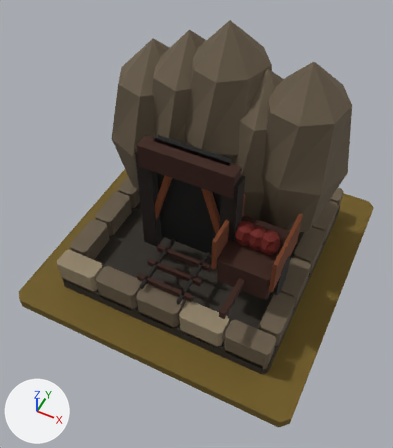
A saved change to the glTF model art/emberglass_t2/emberglass_t2.glb.
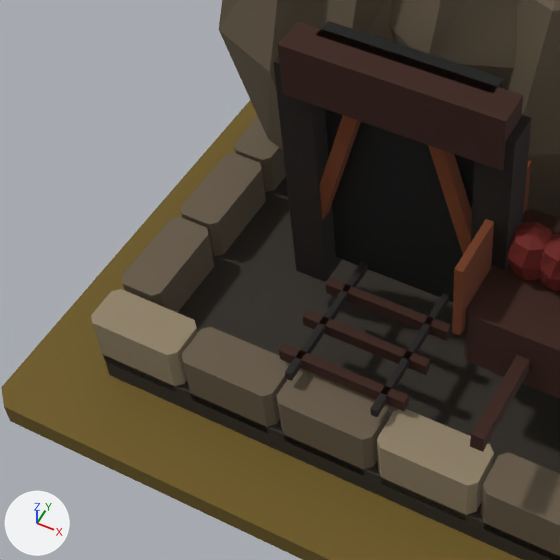
Each version appears first whole from a 50 mm camera at (0.699, -1.521, 2.087) aimed at (0.029, -0.181, 0.412), and next in a close-up on the part from 5% to 66% of the width and 28% to 82% of the height. The axes (+X, +Y, +Z) are drawn at lower left. The lights are the same throughout. The last two pictures show the newer version.

Objects in the first close-up: 'MMR | emberglass | T02 Architecture.001', 'MMR | emberglass | Tier 02 Ground.001'.
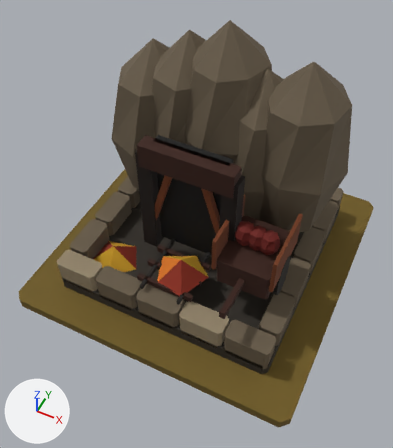
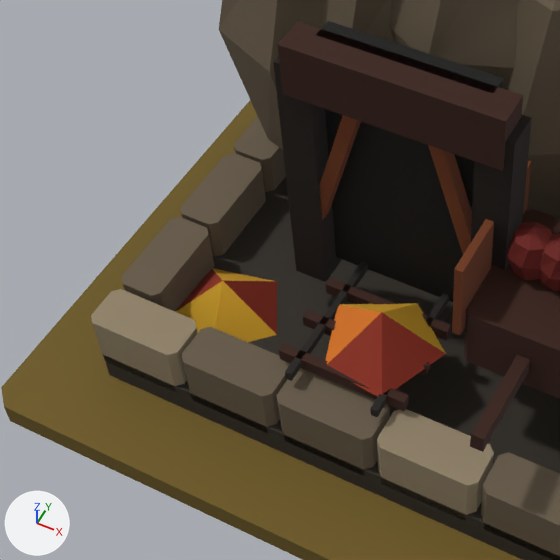
Pixel boxes [x1, y1, x2, y2] of what changed, in the close-ups (560 x 560 px):
```json
{"object": "MMR | emberglass | T02 Autumn Dressing.001", "change": "added", "after": [175, 268, 446, 397]}
```

Scene script edits in JSON lines:
```json
{"op": "add", "block": "me_mmr___emberglass___t02_autumn_dressing_001", "code": ["me_mmr___emberglass___t02_autumn_dressing_001 = bpy.data.meshes.new('MMR | emberglass | T02 Autumn Dressing.001')", "me_mmr___emberglass___t02_autumn_dressing_001.from_pydata(...)  # 12 vertices, 10 faces; spans x -0.428..0.143, y -0.431..-0.191, z 0.062..0.299", "me_mmr___emberglass___t02_autumn_dressing_001.materials.append(mat_mmr___shared_palette_atlas)  # picture img_mmr_shared_color_palette_64"]}
{"op": "add", "block": "ob_mmr___emberglass___t02_autumn_dressing_001", "code": ["ob_mmr___emberglass___t02_autumn_dressing_001 = bpy.data.objects.new('MMR | emberglass | T02 Autumn Dressing.001', me_mmr___emberglass___t02_autumn_dressing_001)", "ob_mmr___emberglass___t02_autumn_dressing_001.location = (0.0, 0.0, 0.05)"]}
```
